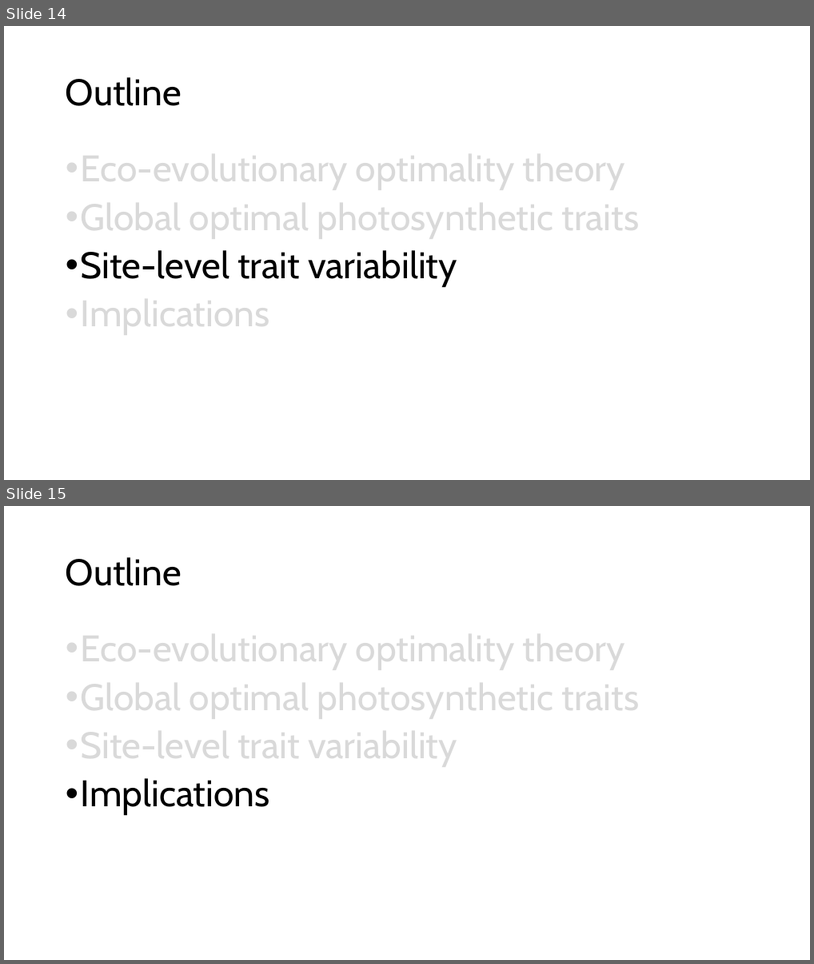
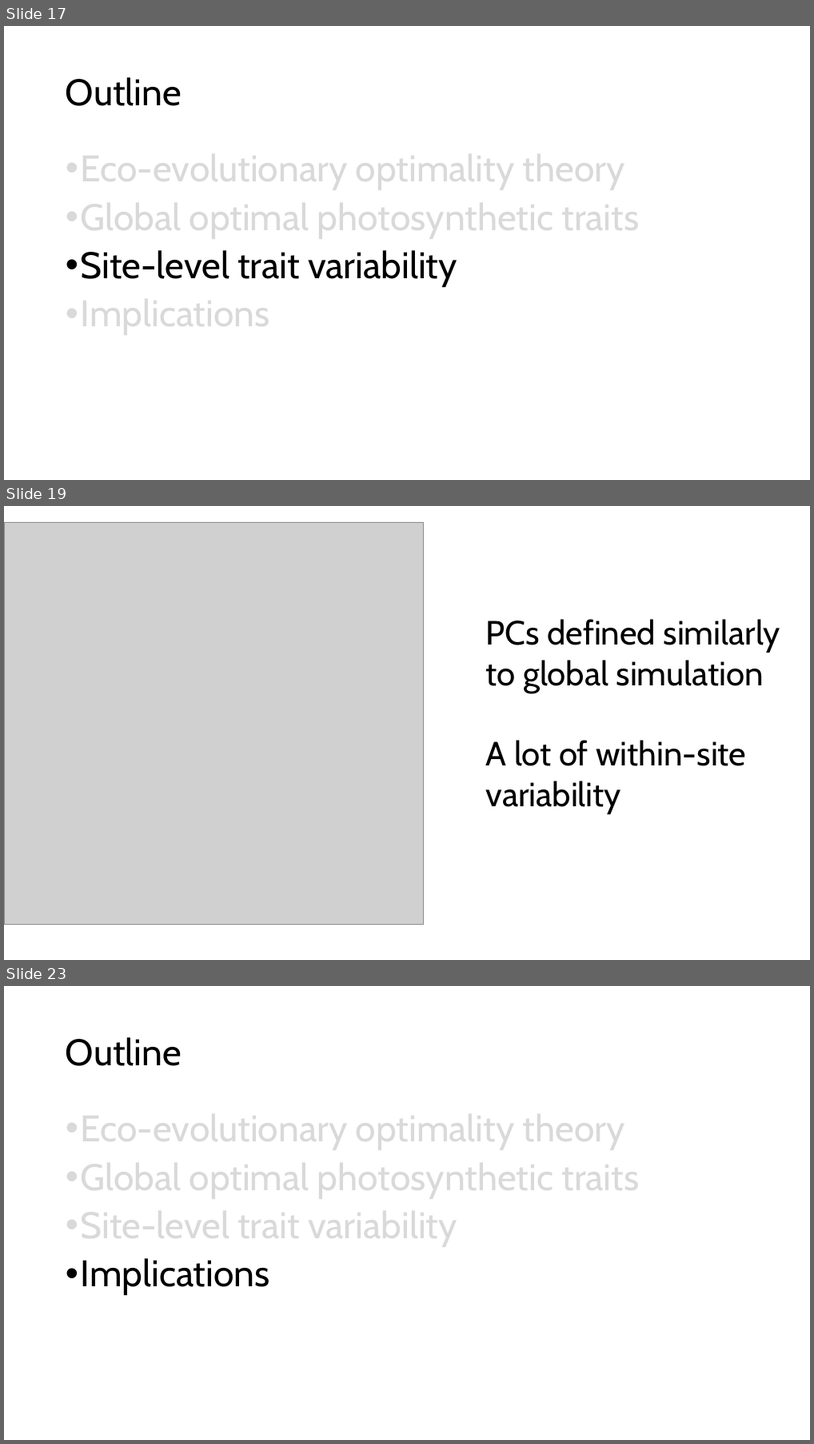
Before and after one commit to SmithEcophysLab/egu_2026, a slide deck: src/egu2026_optphoto_smith.pptx. Shown one above the other, each under a label of ours: slides 14 and 15 before the commit, slides 17, 19 and 23 after it; the slides between them are not shown. The pictures are 814x964 and 814x1444 pixels, drawn with LibreOffice and Linux fonts; fonts in the diff are those of the drawing; grey boxes stand for pictures. Boxes give left, top, right and bottom in pixels: in the first picture for what was removed or moved away, otherwise in the second. Text is boxed around its words. In the diff, an @@ line names an element or a change of style, - is before the commit and + after.

```diff
--- a/src/egu2026_optphoto_smith.pptx
+++ b/src/egu2026_optphoto_smith.pptx
@@ slide 19 added at bbox=[4, 506, 810, 960], background #FFFFFF @@
@@ picture added at bbox=[4, 522, 424, 924] @@
@@ text added at bbox=[486, 619, 781, 814], 40 pt, text #000000 @@
+PCs defined similarly to global simulation
+A lot of within-site variability
@@ what was slide 14 is now slide 17 @@
@@ what was slide 15 is now slide 23 @@
```
Also in this commit, not shown: 2 slides changed, 12 other slides added, 1 other file.
